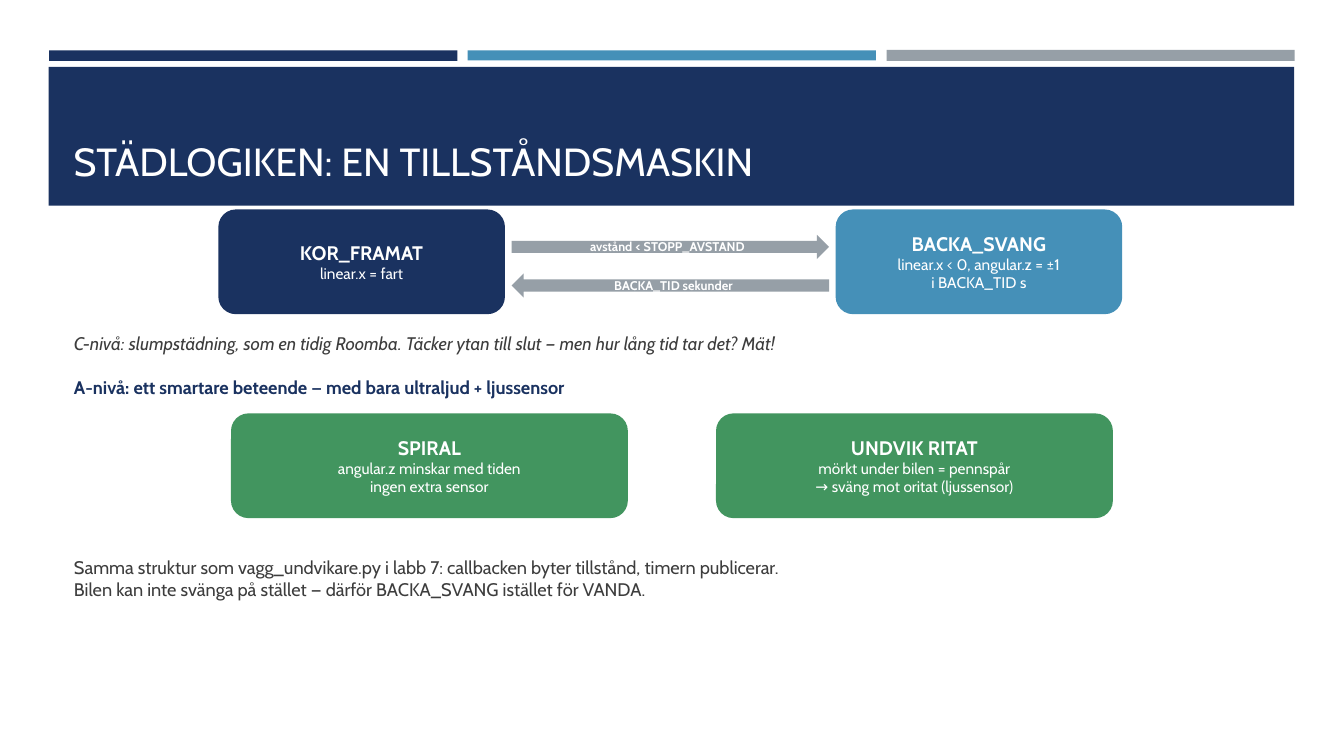
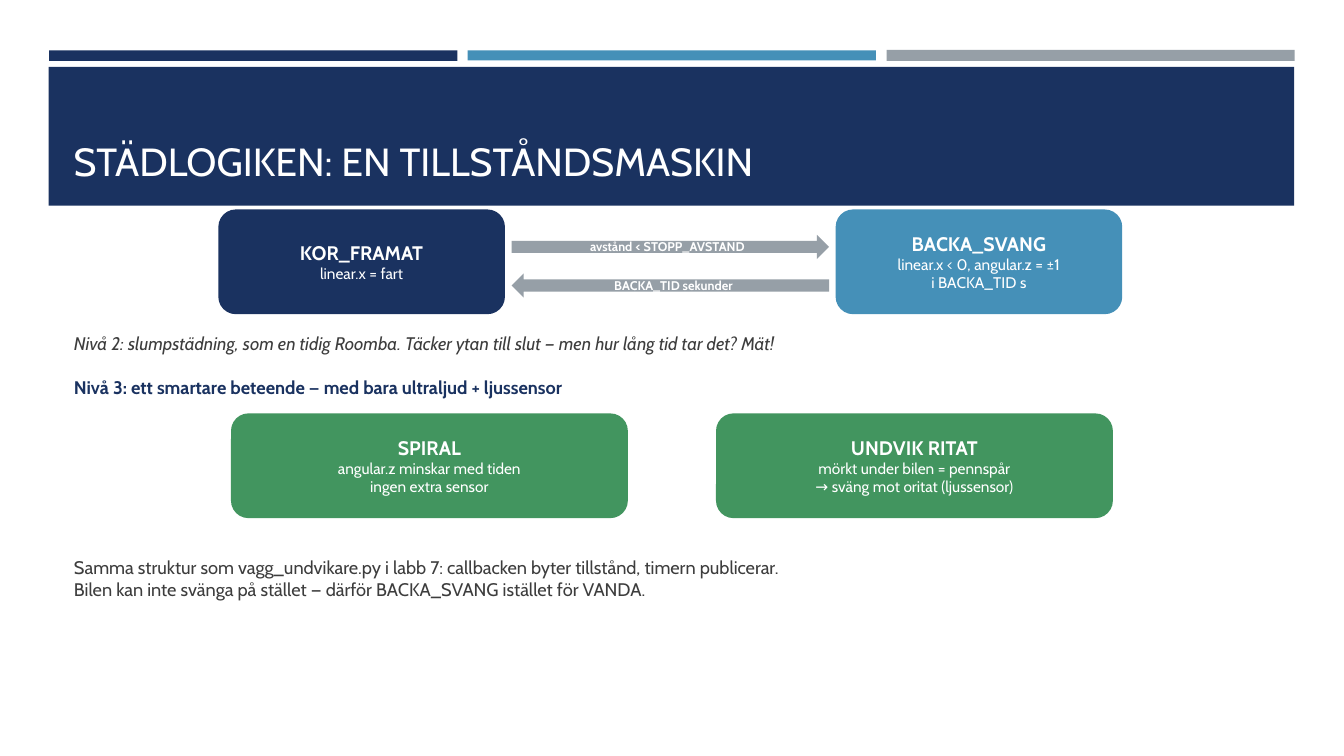
Before and after one commit to abbjetmus/ROS2, a slide deck: slide 13 of Driverbot250s-ROS2.pptx. Drawn at 1344x756 pixels with LibreOffice and Linux fonts; fonts in the diff are those of the drawing. Boxes give left, top, right and bottom in pixels: in the first picture for what was removed or moved away, otherwise in the second. Text is boxed around its words. In the diff, an @@ line names an element or a change of style, - is before the commit and + after.

```diff
--- a/Driverbot250s-ROS2.pptx
+++ b/Driverbot250s-ROS2.pptx
@@ text at (x1=74, y1=336, x2=774, y2=355): text changed @@
-C-nivå: slumpstädning, som en tidig Roomba. Täcker ytan till slut — men hur lång tid tar det? Mät!
+Nivå 2: slumpstädning, som en tidig Roomba. Täcker ytan till slut — men hur lång tid tar det? Mät!
@@ text at (x1=74, y1=380, x2=562, y2=399): text changed @@
-A-nivå: ett smartare beteende — med bara ultraljud + ljussensor
+Nivå 3: ett smartare beteende — med bara ultraljud + ljussensor
```
Also in this commit, not shown: 6 other slides changed.
